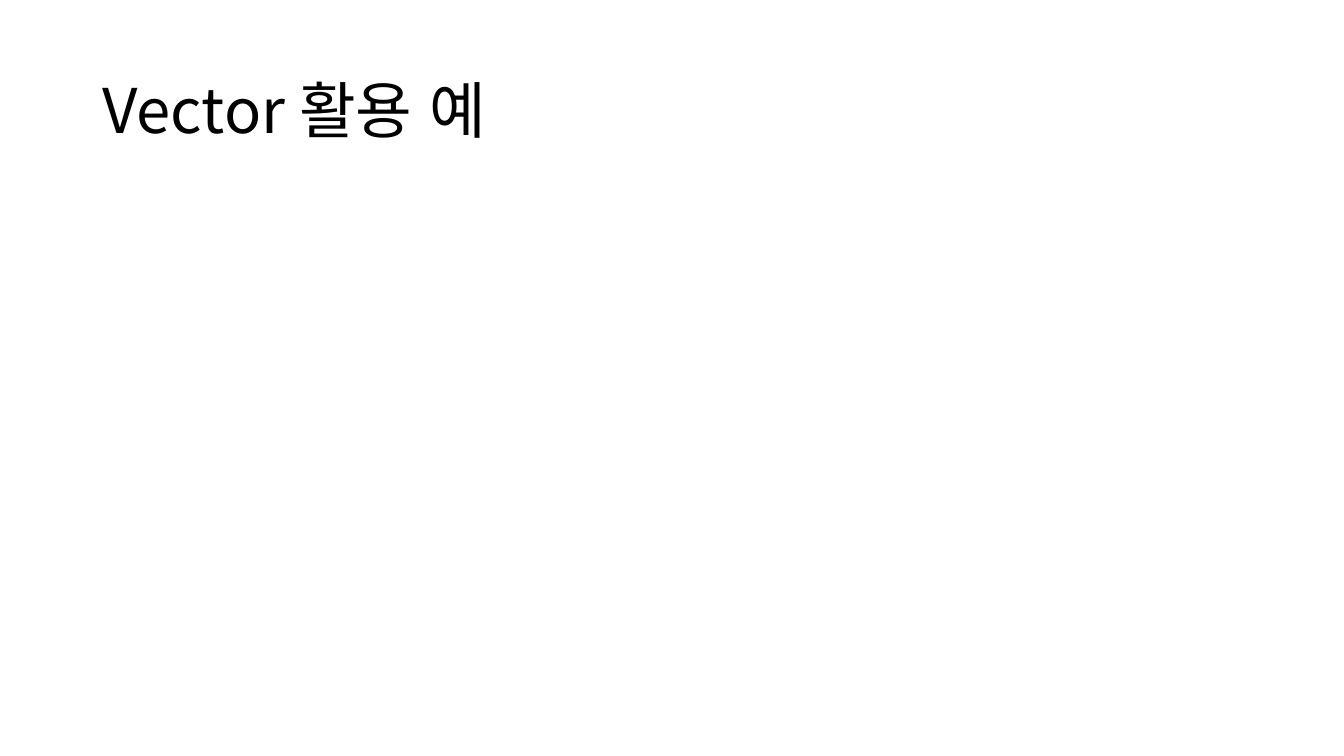
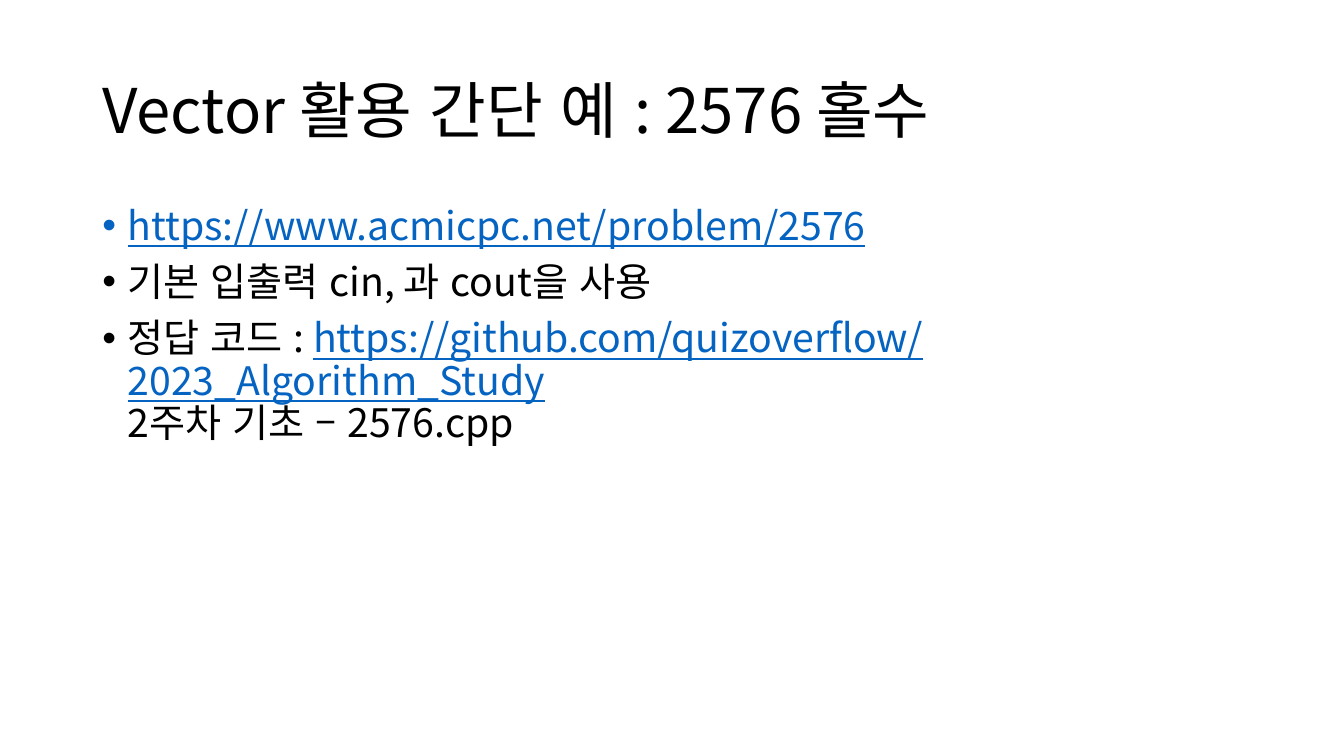
Before and after one commit to quizoverflow/2023_Algorithm_Study, a slide deck: slide 15 of 2주차 기초/2주차 기초.pptx. Drawn at 1344x756 pixels with LibreOffice and Linux fonts; fonts in the diff are those of the drawing. Boxes give left, top, right and bottom in pixels: in the first picture for what was removed or moved away, otherwise in the second. Text is boxed around its words. In the diff, an @@ line names an element or a change of style, - is before the commit and + after.

Commit message:
2주차 자료 완성

```diff
--- a/2주차 기초/2주차 기초.pptx
+++ b/2주차 기초/2주차 기초.pptx
@@ title at box(102, 81, 929, 138): text changed @@
-Vector 활용 예
+Vector 활용 간단 예 : 2576 홀수
@@ text added at box(128, 208, 923, 446), 28 pt, text #0563C1, underline @@
+• https://www.acmicpc.net/problem/2576
+• 기본 입출력 cin, 과 cout을 사용
+• 정답 코드 : https://github.com/quizoverflow/2023_Algorithm_Study
+  2주차 기초 – 2576.cpp
```
Also in this commit, not shown: 2 other slides changed, 1 other file.
